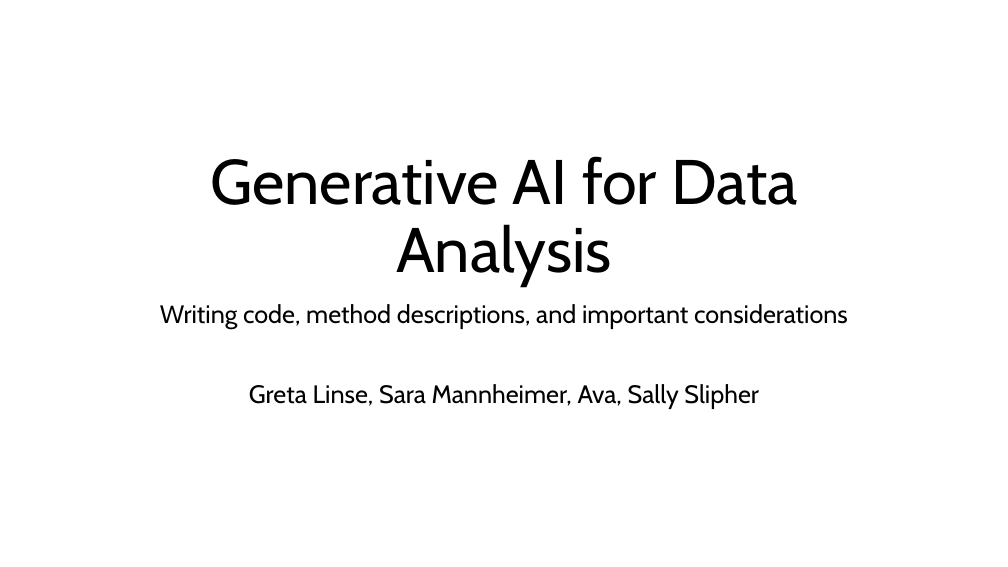
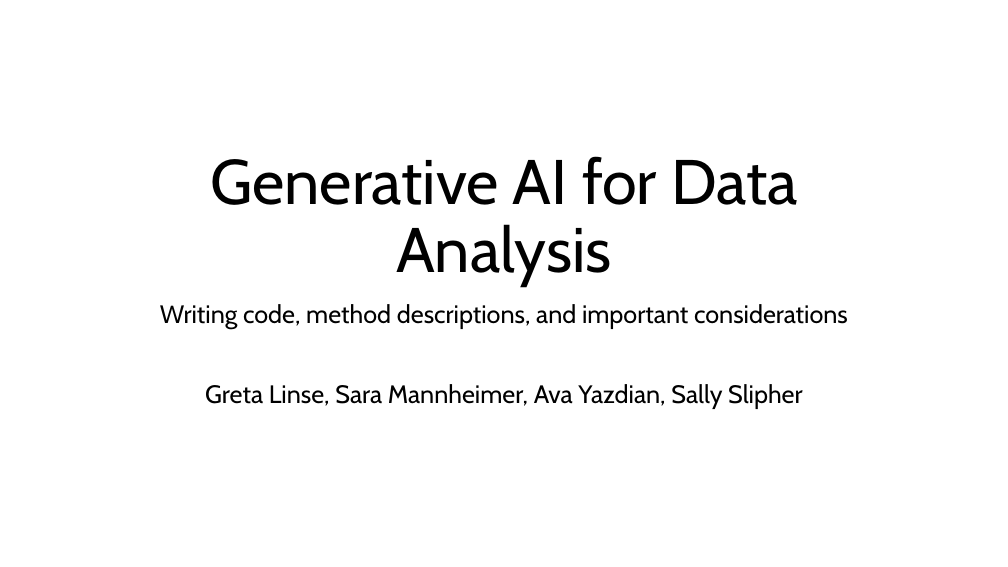
Before and after one commit to saramannheimer/data-science-r-workshops, a slide deck: slide 1 of GenAI 3 Practical Applications/Sketch of Gen AI workshop presentation.pptx. Drawn at 1008x567 pixels with LibreOffice and Linux fonts; fonts in the diff are those of the drawing. Boxes give left, top, right and bottom in pixels: in the first picture for what was removed or moved away, otherwise in the second. Text is boxed around its words. In the diff, an @@ line names an element or a change of style, - is before the commit and + after.

```diff
--- a/GenAI 3 Practical Applications/Sketch of Gen AI workshop presentation.pptx
+++ b/GenAI 3 Practical Applications/Sketch of Gen AI workshop presentation.pptx
@@ text at box(205, 384, 803, 409): text changed @@
-Greta Linse, Sara Mannheimer, Ava, Sally Slipher
+Greta Linse, Sara Mannheimer, Ava Yazdian, Sally Slipher
```
Also in this commit, not shown: 47 other files.
